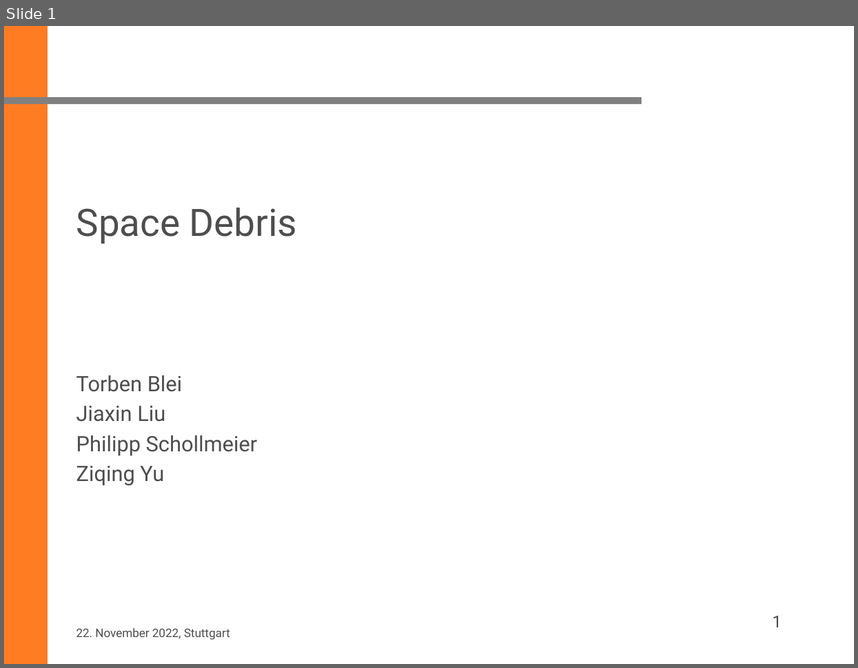
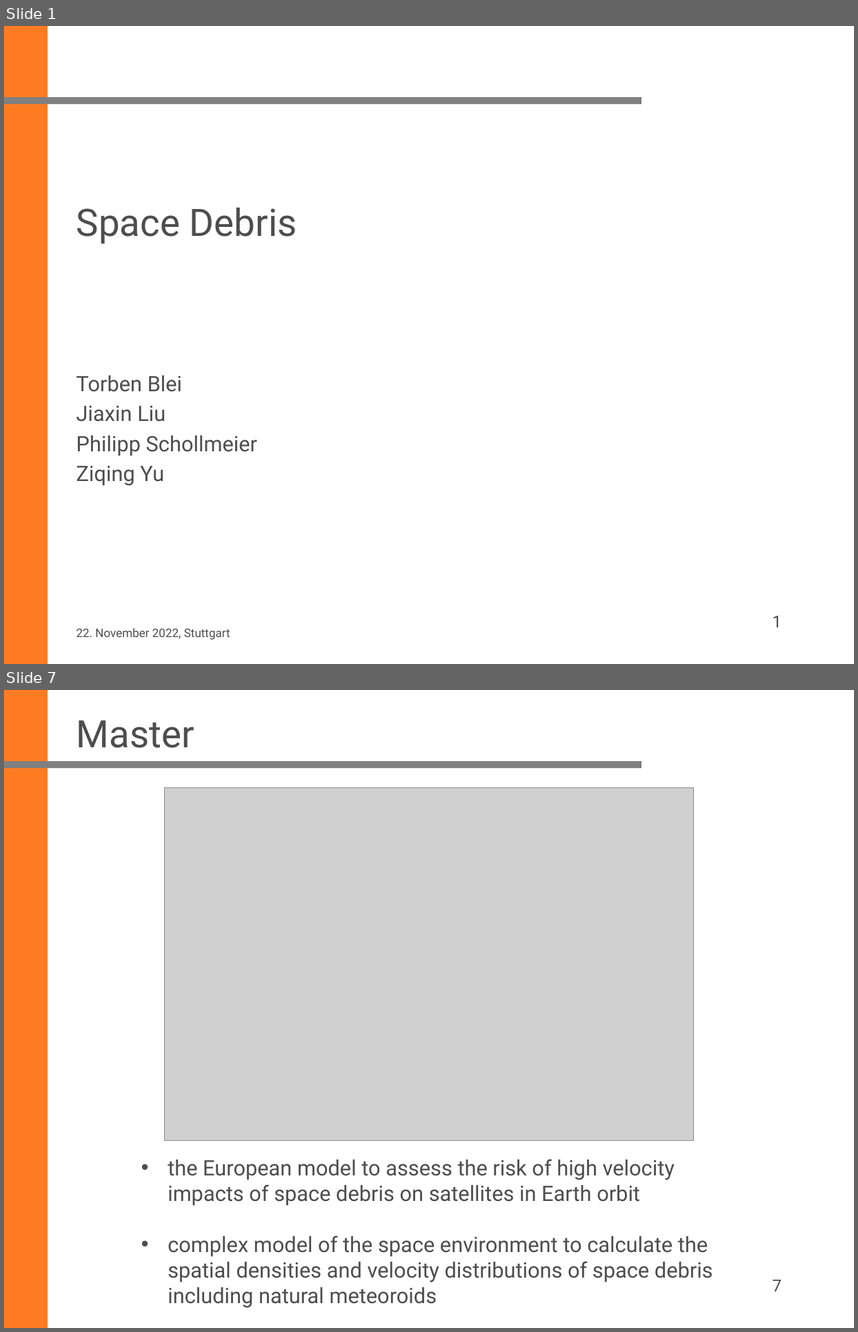
Before and after one commit to ziqing97/Seminar-Aktuelle-Geodaetische-Satelliten-missionen, a slide deck: Project_Space_Debris/vortrag/20221219_Liu.pptx. Shown one above the other, each under a label of ours: slide 1 before the commit, slides 1 and 7 after it; the slides between them are not shown. The pictures are 858x668 and 858x1332 pixels, drawn with LibreOffice and Linux fonts; fonts in the diff are those of the drawing; grey boxes stand for pictures; background and template pictures are left out. Boxes give left, top, right and bottom in pixels: in the first picture for what was removed or moved away, otherwise in the second. Text is boxed around its words. In the diff, an @@ line names an element or a change of style, - is before the commit and + after.

Commit message:
Folien von Liu
Space debris analysis

```diff
--- a/Project_Space_Debris/vortrag/20221219_Liu.pptx
+++ b/Project_Space_Debris/vortrag/20221219_Liu.pptx
@@ slide 7 added at (x1=4, y1=690, x2=854, y2=1328), background #FFFFFF; not listed: 2 template elements that a slide beside it also shows @@
@@ title added at (x1=76, y1=720, x2=194, y2=748), 32 pt, text #4D4D4D @@
+Master
@@ picture added at (x1=165, y1=788, x2=693, y2=1141) @@
@@ text added at (x1=168, y1=1159, x2=713, y2=1308), 18 pt, text #4D4D4D @@
+• the European model to assess the risk of high velocity impacts of space debris on satellites in Earth orbit
+• complex model of the space environment to calculate the spatial densities and velocity distributions of space debris including natural meteoroids
@@ page number added at (x1=773, y1=1279, x2=782, y2=1291), 14 pt, text #4D4D4D @@
+7
```
Also in this commit, not shown: 5 other slides added.
